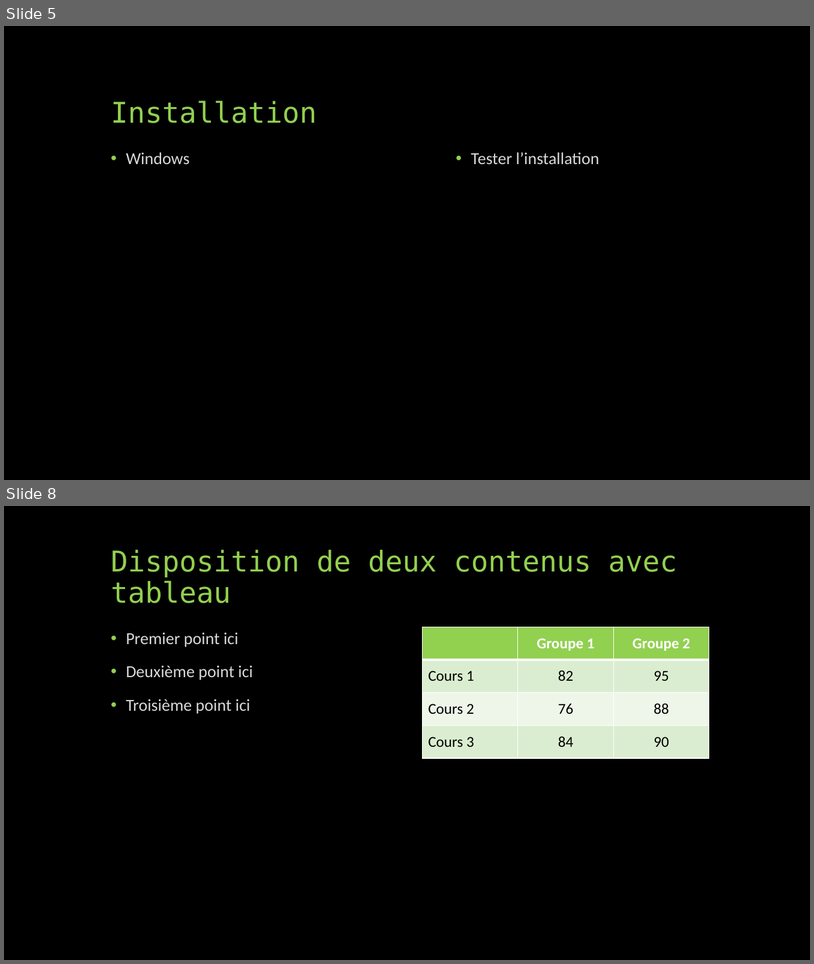
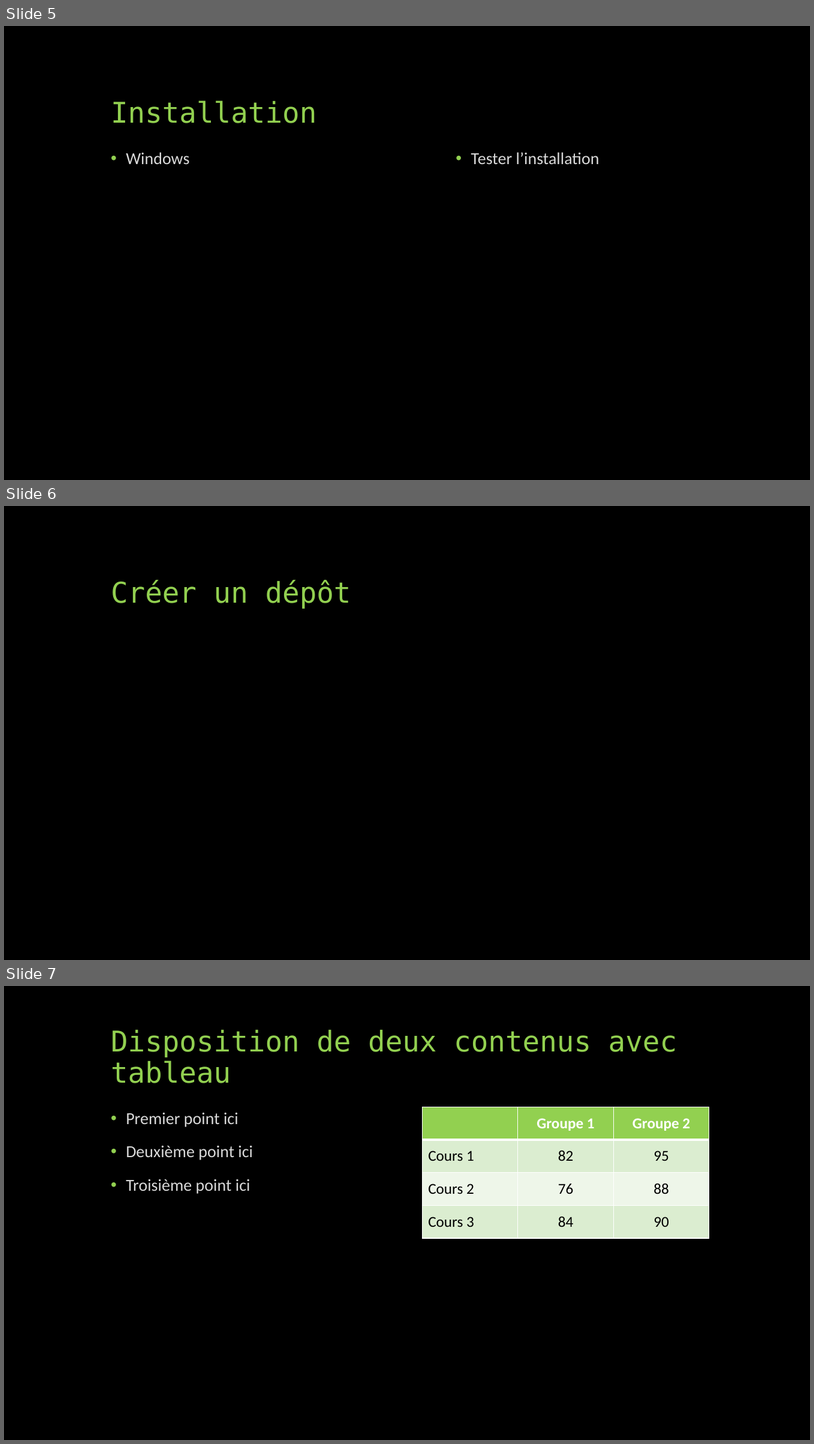
Before and after one commit to webew/testGit, a slide deck: git.pptx. Shown one above the other, each under a label of ours: slides 5 and 8 before the commit, slides 5, 6 and 7 after it; the slides between them are not shown. The pictures are 814x964 and 814x1444 pixels, drawn with LibreOffice and Linux fonts; fonts in the diff are those of the drawing. Boxes give left, top, right and bottom in pixels: in the first picture for what was removed or moved away, otherwise in the second. Text is boxed around its words. In the diff, an @@ line names an element or a change of style, - is before the commit and + after.

```diff
--- a/git.pptx
+++ b/git.pptx
@@ slide 6 added at box(4, 506, 810, 960), background #000000 @@
@@ title added at box(111, 580, 351, 609), 34 pt, text #92D050 @@
+Créer un dépôt
@@ what was slide 8 is now slide 7 @@
```
Also in this commit, not shown: 8 slides removed.
